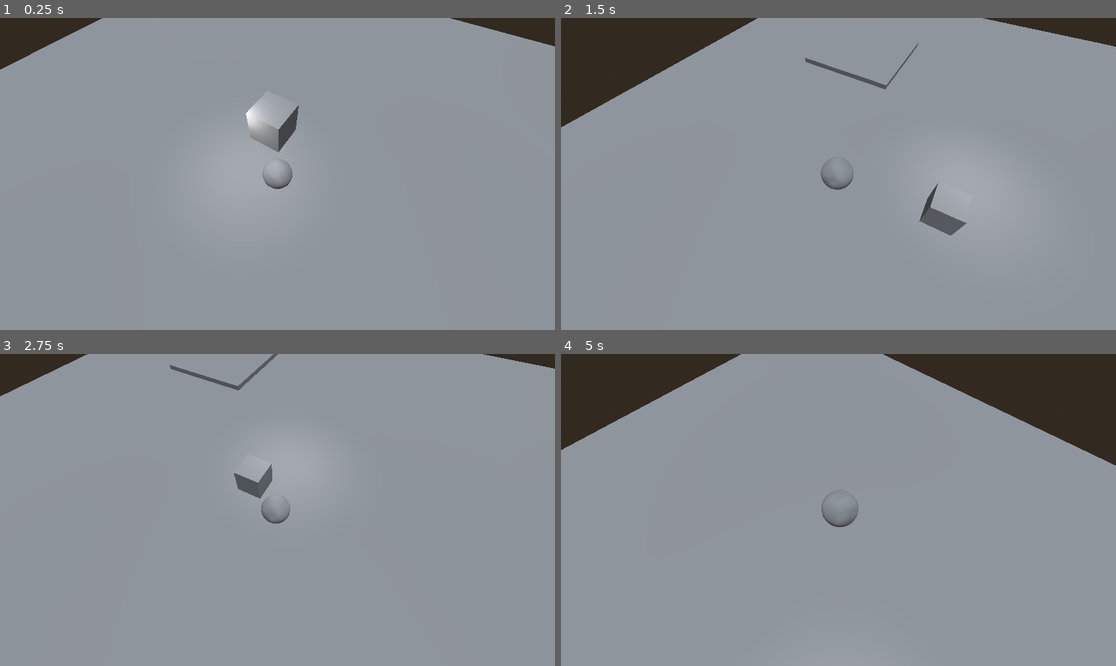
Above: before the commit, frames 1-4 (two rows, left to right).
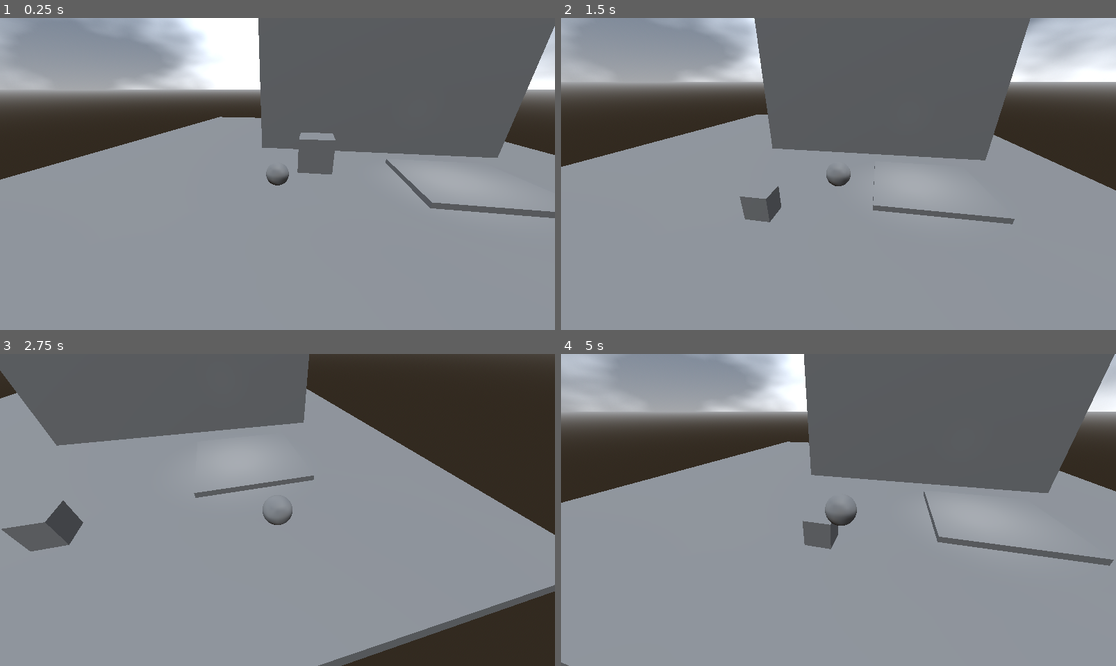
Above: after the commit, the same moments.

Repository: sjgillGit/GWJ-68
Game: Godot game, scene res://Scenes/3d_move_template.tscn
Same seed, same stepped clock (60 frames per second), same inputs: the game is played once before the commit and once after it. The project has no main scene, so this scene is started directly.
Inputs:
- Up to frame 1 (0.25 s): no input
- Up to frame 2 (1.5 s): hold D (move_right) 0.53-1.28 s; tap Shift (move_sprint) at 0.6, 1.35 s; tap Space (move_jump) at 0.77 s; hold S (move_down) from 1.28 s (still down)
- Up to frame 3 (2.75 s): tap Space (move_jump) at 1.52 s; release S (move_down) at 2.03 s; hold D (move_right) from 2.03 s (still down); tap Shift (move_sprint) at 2.1 s
- Up to frame 4 (5 s): release D (move_right) at 2.78 s; hold W (move_up) 2.78-3.53 s; tap Shift (move_sprint) at 2.85, 3.6, 4.35 s; tap Space (move_jump) at 3.02, 3.77, 4.52 s; hold A (move_left) from 3.53 s (still down)

The runs differ from the first frame. In frame 1, 38% of the frame differs, in the area x 0-100%, y 0-65%; in frame 2, 42%, in the area x 0-100%, y 0-70%; in frame 3, 36%; in frame 4, 38%.

Commit message:
Player_Movement building up the example scene to make "more sense" for camera positions

Diff:
--- a/Scenes/3d_move_template.tscn
+++ b/Scenes/3d_move_template.tscn
@@ -6,10 +6,10 @@
 
 [sub_resource type="Curve3D" id="Curve3D_n7ltc"]
 _data = {
-"points": PackedVector3Array(0, 0, 0, 0, 0, 0, 0, 0, 0, 0, 0, 0, 0, 0, 0, 10.7083, -4.81606e-05, -0.298876, 0, 0, 0, 0, 0, 0, -2.54563, -4.81606e-05, -0.523519, 0, 0, 0, 0, 0, 0, -3.4442, -4.81606e-05, -11.6433, 0, 0, 0, 0, 0, 0, 13.404, -4.81606e-05, -11.3064),
-"tilts": PackedFloat32Array(0, 0, 0, 0, 0)
+"points": PackedVector3Array(0, 0, 0, 0, 0, 0, 17.5665, 0.686344, 23.3669, 0, 0, 0, 0, 0, 0, -2.34087, -2.94781, 23.7883, 0, 0, 0, 0, 0, 0, -2.15244, 0.9037, -11.0308, 0, 0, 0, 0, 0, 0, 21.2127, 3.85957, -8.83895),
+"tilts": PackedFloat32Array(0, 0, 0, 0)
 }
-point_count = 5
+point_count = 4
 
 [sub_resource type="PhysicsMaterial" id="PhysicsMaterial_vd2fq"]
 
@@ -44,7 +44,7 @@
 [node name="Node3D" type="Node3D"]
 
 [node name="Path3D" type="Path3D" parent="."]
-transform = Transform3D(1, 0, 0, 0, 1, 0, 0, 0, 1, -6.27852, 2.94438, 4.55303)
+transform = Transform3D(1, 0, 0, 0, 1, 0, 0, 0, 1, -13.5189, 0.417595, -6.10058)
 curve = SubResource("Curve3D_n7ltc")
 
 [node name="PathFollow3D" type="PathFollow3D" parent="Path3D"]
@@ -54,9 +54,10 @@
 
 [node name="Player" parent="." instance=ExtResource("1_ob18n")]
 unique_name_in_owner = true
+transform = Transform3D(1, 0, 0, 0, 1, 0, 0, 0, 1, -2.02585, 1.90735e-06, 7.7201)
 
 [node name="Box" type="RigidBody3D" parent="."]
-transform = Transform3D(1, 0, 0, 0, 1, 0, 0, 0, 1, -0.534467, 1.92479, -0.600358)
+transform = Transform3D(1, 0, 0, 0, 1, 0, 0, 0, 1, -0.506295, 1.92479, 9.73521)
 mass = 0.02
 physics_material_override = SubResource("PhysicsMaterial_vd2fq")
 
@@ -76,8 +77,17 @@
 [node name="MeshInstance3D" type="MeshInstance3D" parent="Floor"]
 mesh = SubResource("BoxMesh_ryphr")
 
+[node name="Wall" type="StaticBody3D" parent="."]
+transform = Transform3D(15, 0, 0, 0, 15, 0, 0, 0, 2.88064, 3.33331, 1.33156, 0.284782)
+
+[node name="CollisionShape3D" type="CollisionShape3D" parent="Wall"]
+shape = SubResource("BoxShape3D_diq5a")
+
+[node name="MeshInstance3D" type="MeshInstance3D" parent="Wall"]
+mesh = SubResource("BoxMesh_ryphr")
+
 [node name="OmniLight3D" type="OmniLight3D" parent="."]
-transform = Transform3D(1, 0, 0, 0, 1, 0, 0, 0, 1, -1.23678, 2.22794, 0.199632)
+transform = Transform3D(1, 0, 0, 0, 1, 0, 0, 0, 1, 5.64794, 2.22794, 6.41504)
 light_size = 1.0
 
 [node name="DirectionalLight3D" type="DirectionalLight3D" parent="."]
